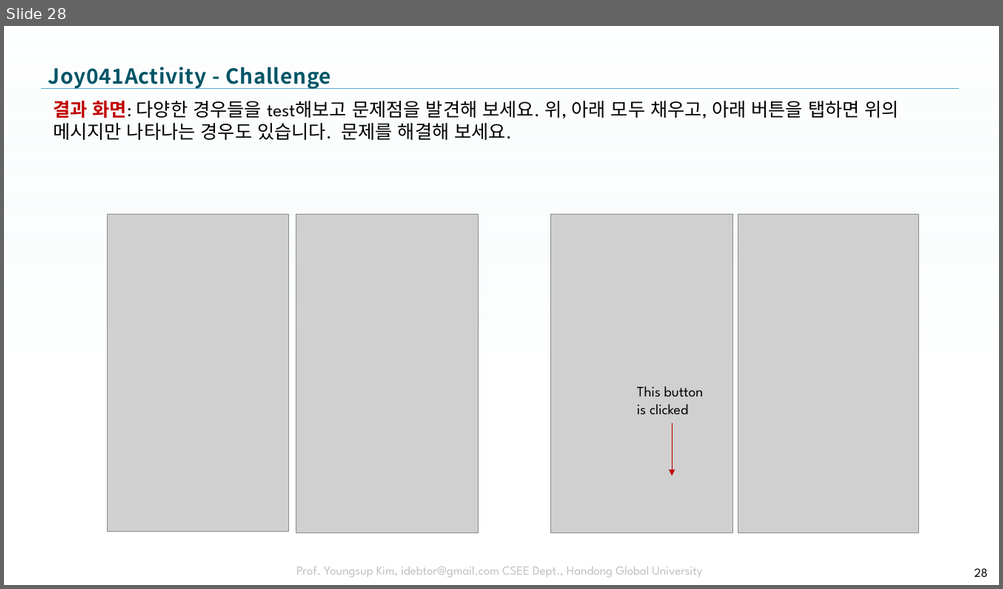
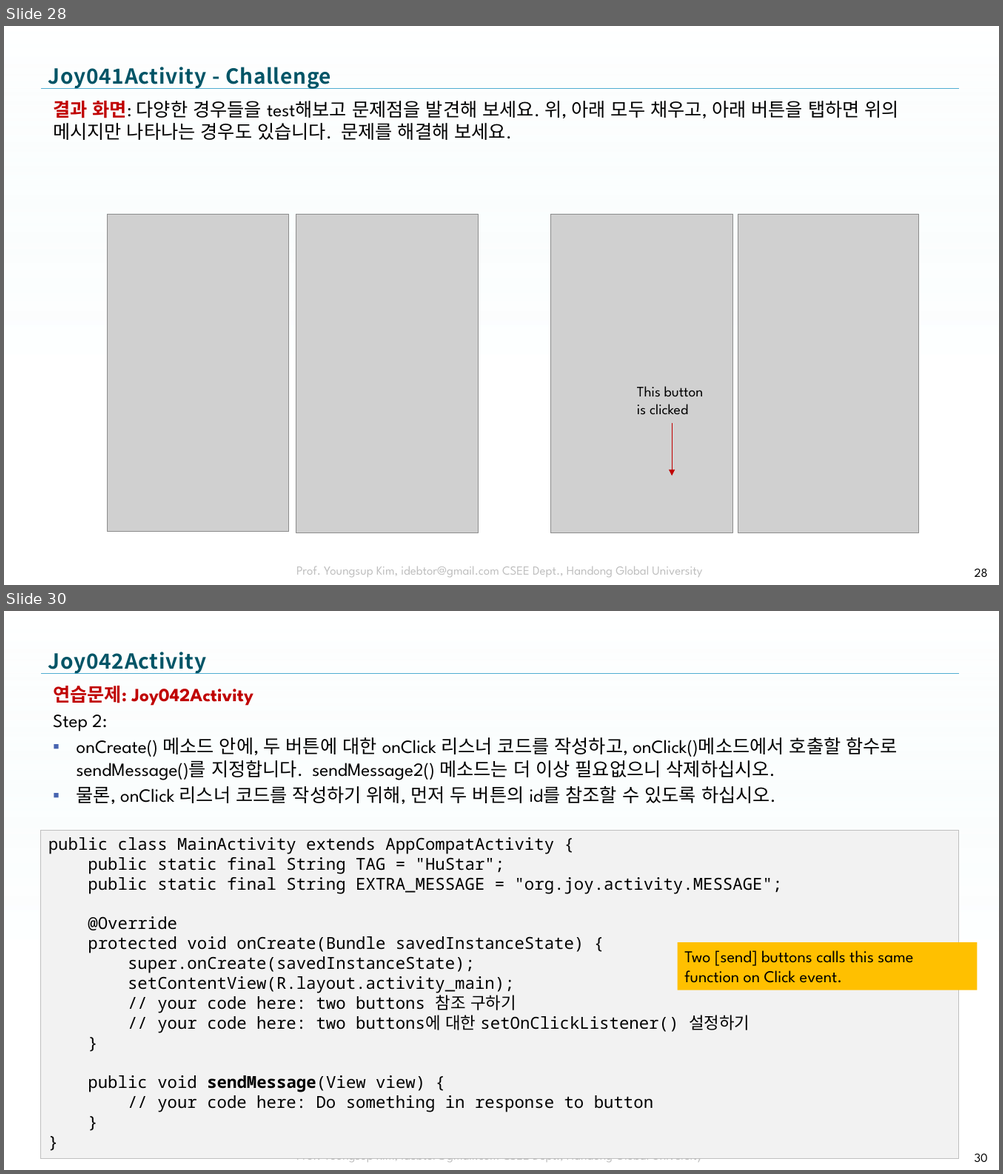
Before and after one commit to tae7841/HuStarAS, a slide deck: ppts/04Activity.pptx. Shown one above the other, each under a label of ours: slide 28 before the commit, slides 28 and 30 after it; the slides between them are not shown. The pictures are 1003x589 and 1003x1174 pixels, drawn with LibreOffice and Linux fonts; fonts in the diff are those of the drawing; grey boxes stand for pictures; background and template pictures are left out. Boxes give left, top, right and bottom in pixels: in the first picture for what was removed or moved away, otherwise in the second. Text is boxed around its words. In the diff, an @@ line names an element or a change of style, - is before the commit and + after.

```diff
--- a/ppts/04Activity.pptx
+++ b/ppts/04Activity.pptx
@@ slide 30 added at [4, 611, 999, 1170], background picture (left out); not listed: 3 template elements that a slide beside it also shows @@
@@ title added at [48, 652, 206, 674], 20 pt, text gradient #005466 to #005061 to #003E4B, bold @@
+Joy042Activity
@@ text added at [53, 686, 897, 804], 18 pt, text #000000 @@
+연습문제: Joy042Activity
+Step 2:
+▪ onCreate() 메소드 안에, 두 버튼에 대한 onClick 리스너 코드를 작성하고, onClick()메소드에서 호출할 함수로 sendMessage()를 지정합니다. sendMessage2() 메소드는 더 이상 필요없으니 삭제하십시오.
+▪ 물론, onClick 리스너 코드를 작성하기 위해, 먼저 두 버튼의 id를 참조할 수 있도록 하십시오.
@@ rectangle added at [41, 830, 959, 1159], fill #F2F2F2, outline #BFBFBF 0.75 pt, 16 pt, text #000000 @@
+public class MainActivity extends AppCompatActivity {
+public static final String TAG = "HuStar";
+public static final String EXTRA_MESSAGE = "org.joy.activity.MESSAGE";
+@Override
+protected void onCreate(Bundle savedInstanceState) {
+super.onCreate(savedInstanceState);
+setContentView(R.layout.activity_main);
+// your code here: two buttons 참조 구하기
+// your code here: two buttons에 대한 setOnClickListener() 설정하기
+}
+public void sendMessage(View view) {
+// your code here: Do something in response to button
+}
+}
@@ rectangle added at [677, 943, 977, 991], fill #FFC000, 16 pt, text #000000 @@
+Two [send] buttons calls this same function on Click event.
@@ page number added at [974, 1153, 987, 1163], 12 pt, text #000000 @@
+30
```
Also in this commit, not shown: 2 slides changed.
